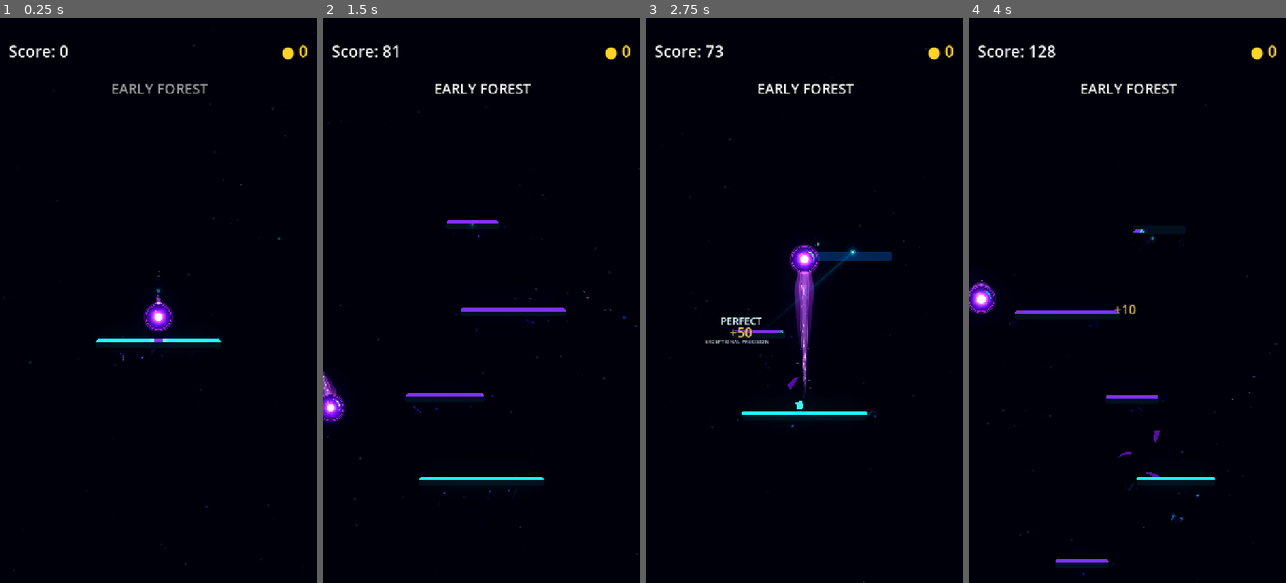
Above: before the commit, frames 1-4 (left to right).
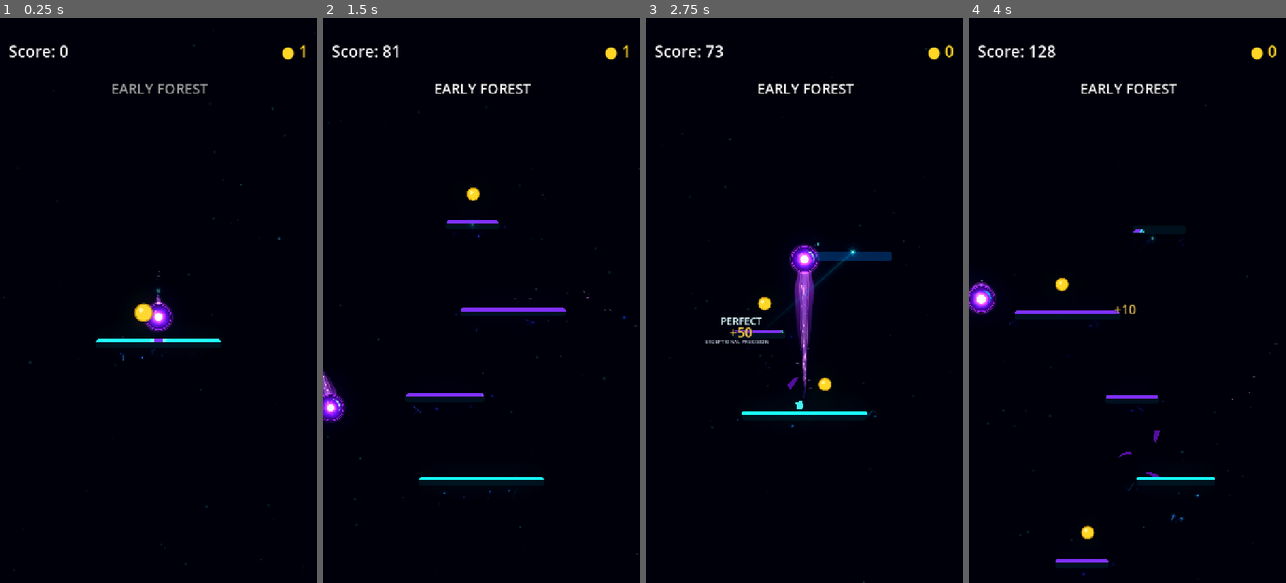
Above: after the commit, the same moments.

Repository: Kryodo/TowerJump
Game: Godot game, scene res://scenes/main.tscn
Two runs of this game, one before a commit and one after it. Both use one fixed random seed, a clock stepped at 60 frames per second and the inputs below.
Inputs (mouse positions are in pixels of both pictures, inside the frame that each line leads up to):
- Up to frame 1 (0.25 s): no input
- Up to frame 2 (1.5 s): move the mouse to (551, 272) at 0.52 s; hold Right (ui_right) 0.53-1.25 s; click (551, 272) at 0.67 s; drag from (418, 328) to (465, 413) at 1.27 s
- Up to frame 3 (2.75 s): click "Nochmal spielen" at 2 s
- Up to frame 4 (4 s): move the mouse to (1159, 176) at 2.77 s; hold Right (ui_right) 2.78-3.5 s; drag from (1111, 413) to (1032, 215) at 3.52 s

The runs differ from the first frame. In frame 1, 0.2% of the frame differs, in the area x 42-98%, y 4-54%; in frame 2, 0.1%; in frame 3, 0.2%; in frame 4, 0.2%.
Error before the commit: Invalid call to function 'spawn_as (via call)' in base 'Area2D (coin.gd)'. Expected 1 argument(s). (res://scripts/coin_spawner.gd:84)

Commit message:
Materialize collectibles with their platform construction wave

Diff:
--- a/scripts/coin.gd
+++ b/scripts/coin.gd
@@ -1,16 +1,6 @@
 extends Area2D
-## Wiederverwendbare Münze (Area2D) mit Kreis-Platzhalter-Visual, analog zu Ball/
-## Plattform per _draw() gezeichnet (kein Sprite-Asset nötig).
-##
-## Pooling: der CoinSpawner erzeugt Instanzen genau EINMAL. spawn_as() platziert
-## einen Coin (aus dem Pool) an einer neuen Stelle und macht ihn einsammelbar,
-## deactivate() parkt ihn unsichtbar/ohne Kollision für die spätere Wiederverwendung.
-##
-## Berührt der Ball die Münze, spielt _collect() einen kurzen Scale-Pop + Fade,
-## ruft GameManager.add_coins(1) auf und blendet die Münze aus. Sie bleibt danach
-## an Ort und Stelle liegen (unsichtbar), bis der CoinSpawner sie regulär als
-## außerhalb des Kamera-Sichtbereichs erkennt und für die Wiederverwendung freigibt -
-## analog zum Recycling-Verhalten brüchiger Plattformen (siehe platform.gd).
+## Reusable pooled collectible. When attached to a platform placement, it waits
+## for the platform's construction progress before materializing and enabling contact.
 
 @export var radius: float = 14.0
 @export var coin_color: Color = Color(1.0, 0.84, 0.15, 1.0)
@@ -23,8 +13,12 @@
 
 var _is_active: bool = false
 var _is_collected: bool = false
+var _assembly_platform: Node2D = null
+var _awaiting_platform_assembly: bool = false
+var _reveal_tween: Tween = null
 
 @onready var _collision_shape: CollisionShape2D = $CollisionShape2D
+
 
 func _ready() -> void:
 	var shape := CircleShape2D.new()
@@ -33,44 +27,130 @@
 	body_entered.connect(_on_body_entered)
 	deactivate()
 
+
 func _draw() -> void:
 	draw_circle(Vector2.ZERO, radius, coin_color)
 	draw_arc(Vector2.ZERO, radius, 0.0, TAU, 24, coin_outline_color, 2.0, true)
 	draw_circle(Vector2(-radius * 0.3, -radius * 0.3), radius * 0.28, coin_shine_color)
 
+
+func _process(_delta: float) -> void:
+	if not _is_active or not _awaiting_platform_assembly:
+		return
+	if _assembly_platform == null or not is_instance_valid(_assembly_platform):
+		_begin_materialization()
+		return
+	if not _assembly_platform.has_method("get_assembly_progress"):
+		_begin_materialization()
+		return
+
+	# Join the shared world reveal after the linked platform's construction front
+	# has started. The coin is neither visible nor collectible while waiting.
+	if float(_assembly_platform.call("get_assembly_progress")) >= 0.10:
+		_begin_materialization()
+
+
 func is_active() -> bool:
 	return _is_active
 
-## Einziger Einstiegspunkt, über den der CoinSpawner Coins platziert (Pool-Entnahme).
-func spawn_as(new_position: Vector2) -> void:
+
+## The platform reference is optional for compatibility with detached collectibles.
+func spawn_as(new_position: Vector2, assembly_platform: Node2D = null) -> void:
+	if _reveal_tween != null and _reveal_tween.is_valid():
+		_reveal_tween.kill()
+	_reveal_tween = null
+
 	global_position = new_position
 	_is_active = true
 	_is_collected = false
+	_assembly_platform = assembly_platform
 	scale = Vector2.ONE
 	modulate = Color.WHITE
+
+	_awaiting_platform_assembly = (
+		_assembly_platform != null
+		and is_instance_valid(_assembly_platform)
+		and _assembly_platform.has_method("get_assembly_progress")
+		and float(_assembly_platform.call("get_assembly_progress")) < 0.999
+	)
+	if _awaiting_platform_assembly:
+		visible = false
+		modulate.a = 0.0
+		scale = Vector2.ONE * 0.72
+		monitoring = false
+		_collision_shape.disabled = true
+	else:
+		visible = true
+		monitoring = true
+		_collision_shape.disabled = false
+	queue_redraw()
+
+
+func _begin_materialization() -> void:
+	if not _is_active or not _awaiting_platform_assembly:
+		return
+
+	_awaiting_platform_assembly = false
 	visible = true
+	modulate = Color(1.0, 1.0, 1.0, 0.0)
+	scale = Vector2.ONE * 0.72
+	monitoring = false
+	_collision_shape.disabled = true
+
+	_reveal_tween = create_tween()
+	_reveal_tween.set_parallel(true)
+	_reveal_tween.tween_property(
+		self,
+		"modulate:a",
+		1.0,
+		0.20
+	).set_trans(Tween.TRANS_CUBIC).set_ease(Tween.EASE_OUT)
+	_reveal_tween.tween_property(
+		self,
+		"scale",
+		Vector2.ONE,
+		0.24
+	).set_trans(Tween.TRANS_BACK).set_ease(Tween.EASE_OUT)
+	_reveal_tween.set_parallel(false)
+	_reveal_tween.tween_callback(_finish_materialization)
+
+
+func _finish_materialization() -> void:
+	_reveal_tween = null
+	if not _is_active or _is_collected:
+		return
 	monitoring = true
 	_collision_shape.disabled = false
-	queue_redraw()
 
-## Parkt den Coin unsichtbar/ohne Kollision - bereit für die Wiederverwendung
-## durch den CoinSpawner (Pool-Rückgabe).
+
 func deactivate() -> void:
+	if _reveal_tween != null and _reveal_tween.is_valid():
+		_reveal_tween.kill()
+	_reveal_tween = null
 	_is_active = false
+	_is_collected = false
+	_assembly_platform = null
+	_awaiting_platform_assembly = false
+	modulate = Color.WHITE
+	scale = Vector2.ONE
 	visible = false
 	monitoring = false
 	_collision_shape.disabled = true
 
+
 func _on_body_entered(body: Node) -> void:
-	if not _is_active or _is_collected or not body.is_in_group("player_ball"):
+	if not _is_active or _is_collected or _awaiting_platform_assembly or not body.is_in_group("player_ball"):
 		return
 	_collect()
 
-## monitoring/disabled werden hier deferred gesetzt, da wir innerhalb der
-## body_entered-Signalverarbeitung stecken - eine direkte Änderung während der
-## laufenden Physik-Query-Auswertung wirft in Godot einen Fehler.
+
+## Deferred physics changes are retained for calls made from body_entered.
 func _collect() -> void:
 	_is_collected = true
+	if _reveal_tween != null and _reveal_tween.is_valid():
+		_reveal_tween.kill()
+	_reveal_tween = null
+	_assembly_platform = null
 	set_deferred("monitoring", false)
 	_collision_shape.set_deferred("disabled", true)
 	GameManager.add_coins(1)
